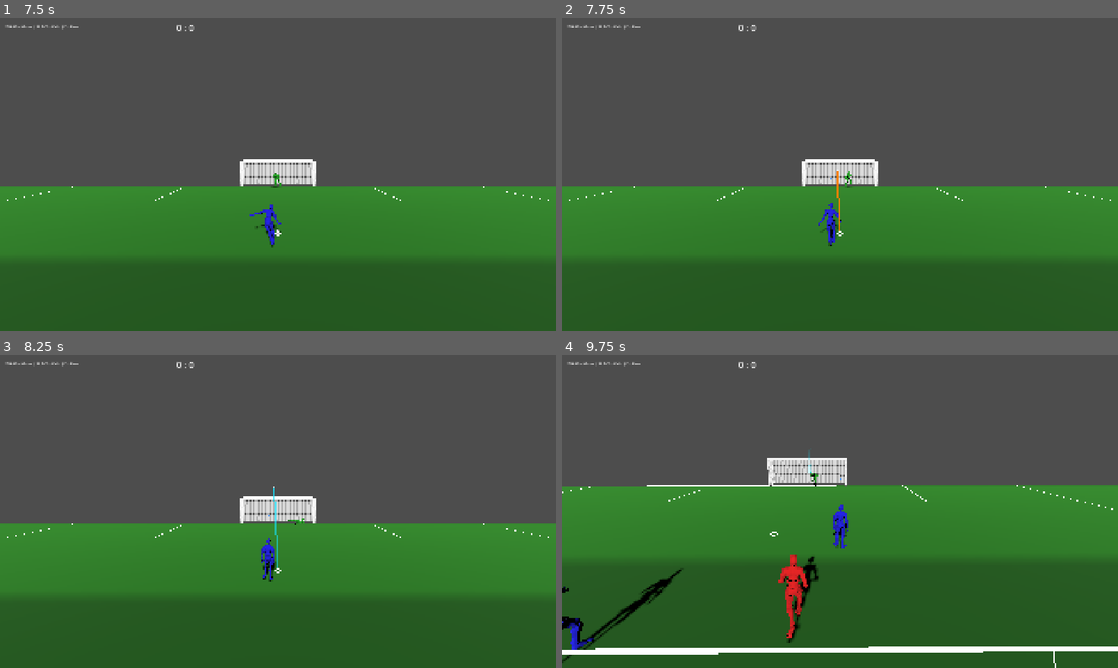
Above: before the commit, frames 1-4 (two rows, left to right).
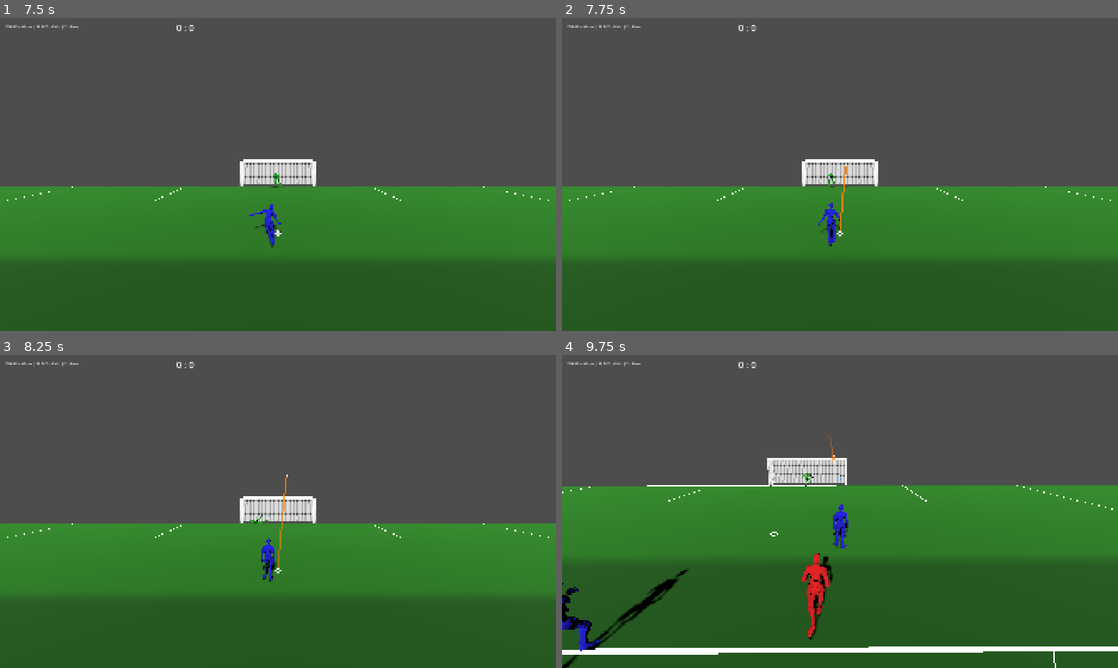
Above: after the commit, the same moments.

Repository: Churikov0112/open_football
Game: Godot game, scene res://scenes/main_menu.tscn
Same seed, same stepped clock (60 frames per second), same inputs: the game is played once before the commit and once after it.
Inputs (mouse positions are in pixels of both pictures, inside the frame that each line leads up to):
- Up to frame 1 (7.5 s): click "Start Match" at 0.5 s; move the mouse to (250, 237) at 1.27 s; hold Up (move_forward) 1.28-2 s; hold D (kick) 1.28-2 s; click (250, 237) at 1.42 s; drag from (444, 221) to (250, 237) at 2.02 s; move the mouse to (111, 127) at 2.77 s; hold L (foot_left) 2.78-3.5 s; hold D (kick) 2.78-3.5 s; tap 3 (camera_third_person) at 2.85 s; drag from (305, 174) to (111, 127) at 3.52 s; move the mouse to (194, 96) at 4.27 s; hold Down (move_back) 4.28-5 s; hold Q (combo_modifier) 4.28-5 s; tap D (kick) at 4.55 s; tap P (penalty_debug) at 4.9 s; drag from (400, 158) to (194, 96) at 5.02 s; move the mouse to (166, 190) at 5.77 s; hold Up (move_forward) 5.78-6.5 s; hold D (kick) 5.78-6.5 s; click (166, 190) at 5.92 s; drag from (333, 105) to (166, 190) at 6.52 s; move the mouse to (250, 237) at 7.27 s; hold R (foot_right) from 7.28 s (still down); hold X (pass_short) from 7.28 s (still down)
- Up to frame 2 (7.75 s): keep holding R (foot_right); keep holding X (pass_short); tap D (kick) at 7.55 s
- Up to frame 3 (8.25 s): release R (foot_right) at 8 s; release X (pass_short) at 8 s; drag from (444, 558) to (250, 574) at 8.02 s
- Up to frame 4 (9.75 s): move the mouse to (673, 464) at 8.77 s; hold Down (move_back) 8.78-9.5 s; hold Shift (sprint) 8.78-9.5 s; tap D (kick) at 9.05 s; drag from (867, 511) to (673, 464) at 9.52 s

Frame 1 is identical in both runs. In frame 2, 0.2% of the frame differs, in the area x 47-53%, y 46-68%; in frame 3, 0.2%; in frame 4, 2.7%, in the area x 0-50%, y 26-100%.

Commit message:
feat(penalty): controller consumes KeeperIntent + fixed-aim + keeper marker
Co-Authored-By: Claude Sonnet 5 <noreply@anthropic.com>

Diff:
--- a/scripts/match/penalty_controller.gd
+++ b/scripts/match/penalty_controller.gd
@@ -37,6 +37,8 @@
 var _watch_timer: float = 0.0
 var _intent: KickerIntent
 var _presentation: SetPiecePresentation
+var _keeper_intent: KeeperIntent
+var _keeper_marker: MeshInstance3D
 
 func setup(manager: Node, ball: RigidBody3D, camera_pivot: Node3D, power_bar: ProgressBar, keeper: CharacterBody3D) -> void:
 	_manager = manager
@@ -47,6 +49,7 @@
 	_keeper_brain = keeper.brain() if keeper != null and keeper.has_method(&"brain") else null
 	_pen_rng.randomize()
 	_build_reticle()
+	_build_keeper_marker()
 	_presentation = SetPiecePresentation.new(SetPiecePresentation.Role.KICKER)
 
 ## Human-дефолт источника намерения пенальти-бьющего (ровно прежние Input-чтения контроллера).
@@ -60,7 +63,7 @@
 	})
 
 ## Старт одиночного пенальти в атакуемые ворота (goal_line_z вратаря).
-func start_single(kicker: CharacterBody3D, goal_line_z: float, intent: KickerIntent = null, presentation: SetPiecePresentation = null) -> void:
+func start_single(kicker: CharacterBody3D, goal_line_z: float, intent: KickerIntent = null, presentation: SetPiecePresentation = null, keeper_intent: KeeperIntent = null) -> void:
 	if _phase != Phase.IDLE or kicker == null:
 		return
 	_kicker = kicker
@@ -71,6 +74,7 @@
 	_intent = intent if intent != null else _default_intent()   # свежий intent на каждый пенальти (латч сброшен)
 	if presentation != null:
 		_presentation = presentation
+	_keeper_intent = keeper_intent if keeper_intent != null else AIKeeperIntent.new(_pen_rng)   # дефолт = слепой ИИ (поведение P)
 	_setup()
 
 func _setup() -> void:
@@ -154,6 +158,7 @@
 			if _watch_timer <= 0.0:
 				_release()
 	_update_reticle()
+	_update_keeper_marker()
 	_update_camera_pose()
 
 func _aim_update(delta: float) -> void:
@@ -165,15 +170,18 @@
 	elif fs == 1 and _foot != "penalty_r":
 		_foot = "penalty_r"
 		_place_kicker()
-	# Прицел стиком/стрелками: X = ширина, вверх стика = выше в воротах (инвертируем Y).
-	var aim_stick := _intent.aim_axis()
-	if aim_stick.length() > 0.15:
-		_aim = PenaltyLogic.move_reticle(_aim, aim_stick, FootballConstants.PEN_RETICLE_SPEED, delta,
-			FootballConstants.GOAL_WIDTH * 0.5, FootballConstants.GOAL_HEIGHT, FootballConstants.PEN_AIM_OVERHANG)
+	# Прицел: ИИ — фиксированная цель сразу; человек — стик/стрелки (интеграция + возврат к центру).
+	if _intent.has_fixed_aim():
+		_aim = _intent.aim_target()
 	else:
-		# Нет ввода — метка плавно, но быстро возвращается в центр створа.
-		var center := Vector2(0.0, FootballConstants.PEN_RETICLE_START_Y)
-		_aim = _aim.lerp(center, clampf(FootballConstants.PEN_RETICLE_RETURN * delta, 0.0, 1.0))
+		var aim_stick := _intent.aim_axis()
+		if aim_stick.length() > 0.15:
+			_aim = PenaltyLogic.move_reticle(_aim, aim_stick, FootballConstants.PEN_RETICLE_SPEED, delta,
+				FootballConstants.GOAL_WIDTH * 0.5, FootballConstants.GOAL_HEIGHT, FootballConstants.PEN_AIM_OVERHANG)
+		else:
+			# Нет ввода — метка плавно, но быстро возвращается в центр створа.
+			var center := Vector2(0.0, FootballConstants.PEN_RETICLE_START_Y)
+			_aim = _aim.lerp(center, clampf(FootballConstants.PEN_RETICLE_RETURN * delta, 0.0, 1.0))
 	# Заряд силы: удержание kick; черпачок — combo_modifier + kick.
 	if _intent.charge_start_variant() >= 0:
 		_charging = true
@@ -222,8 +230,6 @@
 	else:
 		var speed := PenaltyLogic.power_speed(ratio, FootballConstants.PEN_POWER_MIN_SPEED, FootballConstants.PEN_POWER_MAX_SPEED)
 		_pending_launch = ShotSystem.ballistic_to(from, target, speed, g)
-	# Зона вратаря выбирается вслепую заранее, коммитим на контакте.
-	_struck_zone = PenaltyLogic.random_dive_zone(_pen_rng)
 	# Запускаем клип удара (root motion) и ждём action_contact.
 	var km := PlayerMotor.find_on(_kicker)
 	if km != null:
@@ -253,6 +259,7 @@
 	# (анти-самоблок/кулдаун) — иначе бьющий мог бы блокировать/трогать собственный удар.
 	if _ball.has_method(&"note_kicker"):
 		_ball.note_kicker(_kicker)
+	_struck_zone = _keeper_intent.dive_zone()   # срез зоны в момент удара (человек-вратарь мог крутить до последнего)
 	if _keeper_brain != null and _keeper_brain.has_method(&"begin_penalty_dive"):
 		_keeper_brain.begin_penalty_dive(_struck_zone)
 	struck.emit()
@@ -323,6 +330,34 @@
 	var s := maxf(0.3, r / 0.35)
 	_reticle.scale = Vector3(s, 1.0, s)
 
+## Cyan-маркер над вратарём (конус вершиной вниз) — показывается, когда локальный человек играет
+## роль вратаря (K-тест). Строится один раз, позиционируется каждый кадр в _update_keeper_marker.
+func _build_keeper_marker() -> void:
+	var mesh := CylinderMesh.new()
+	mesh.top_radius = 0.0
+	mesh.bottom_radius = 0.25
+	mesh.height = 0.5
+	var mat := StandardMaterial3D.new()
+	mat.albedo_color = Color(0.1, 0.9, 1.0)   # cyan (как маркер управляемого игрока)
+	mat.shading_mode = BaseMaterial3D.SHADING_MODE_UNSHADED
+	mat.no_depth_test = true
+	mesh.material = mat
+	_keeper_marker = MeshInstance3D.new()
+	_keeper_marker.name = "KeeperMarker"
+	_keeper_marker.mesh = mesh
+	_keeper_marker.rotation.z = PI   # вершина вниз (указывает на вратаря)
+	_keeper_marker.visible = false
+	add_child(_keeper_marker)
+
+## Позиция/видимость cyan-маркера вратаря: над головой _keeper, пока роль локального человека = KEEPER.
+func _update_keeper_marker() -> void:
+	if _keeper_marker == null:
+		return
+	var show_it := _phase != Phase.IDLE and _keeper != null and _presentation.owns_keeper_marker()
+	_keeper_marker.visible = show_it
+	if show_it:
+		_keeper_marker.global_position = _keeper.global_position + Vector3(0.0, 2.3, 0.0)
+
 func _kicker_visual() -> PlayerVisual:
 	if _kicker == null:
 		return null
